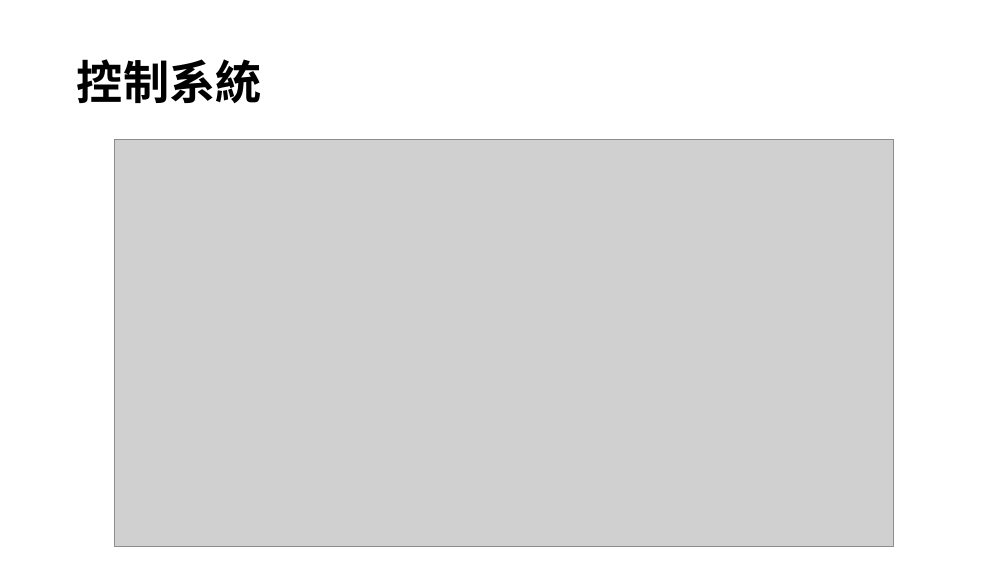
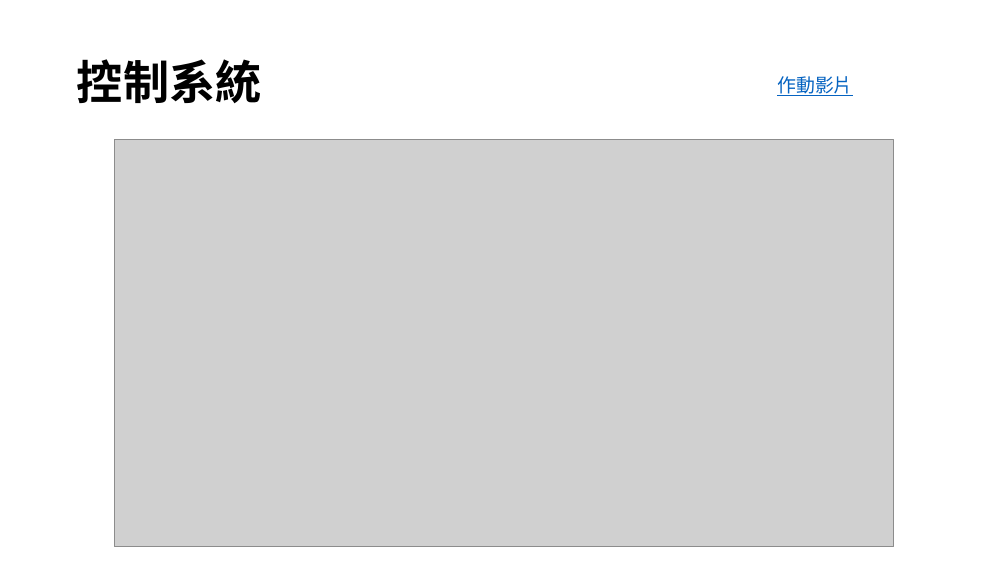
Before and after one commit to snowfall-killer/pj4101, a slide deck: slide 11 of PPT/專題報告PPT.pptx (slide 19 before the commit). Drawn at 1008x567 pixels with LibreOffice and Linux fonts; fonts in the diff are those of the drawing; grey boxes stand for pictures. Boxes give left, top, right and bottom in pixels: in the first picture for what was removed or moved away, otherwise in the second. Text is boxed around its words. In the diff, an @@ line names an element or a change of style, - is before the commit and + after.

```diff
--- a/PPT/專題報告PPT.pptx
+++ b/PPT/專題報告PPT.pptx
@@ text added at [777,76,853,96], 18 pt, text #0563C1, underline @@
+作動影片
```
Also in this commit, not shown: 10 other slides changed, 8 slides removed.
